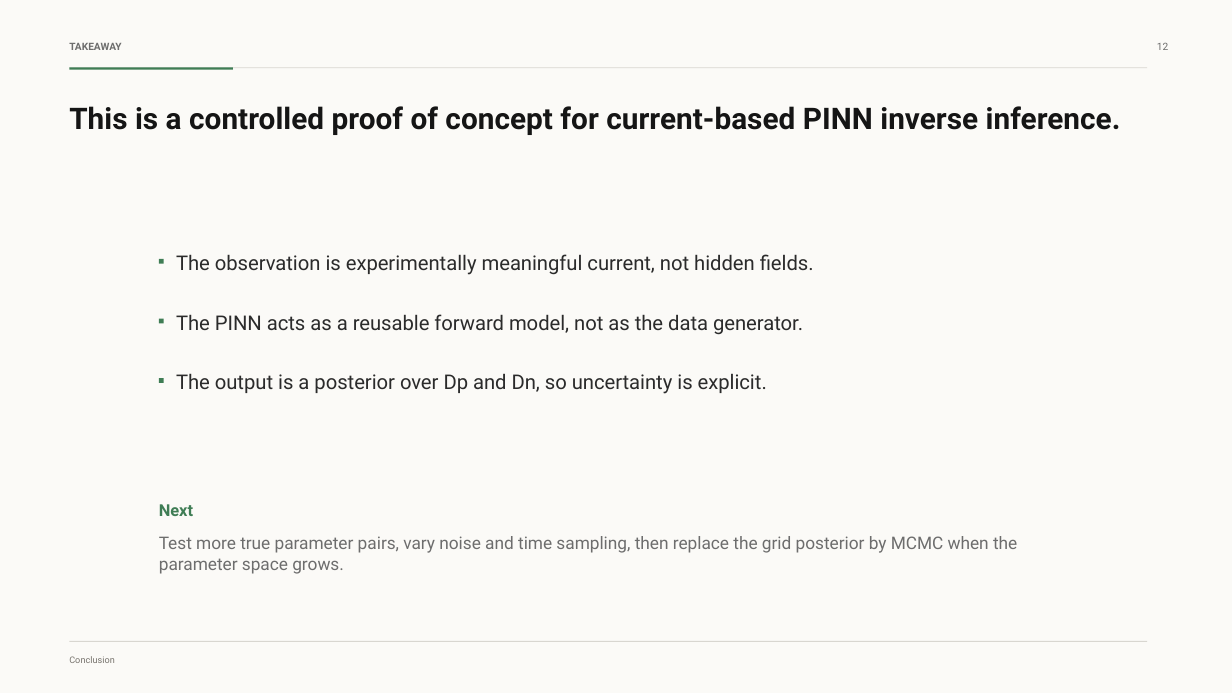
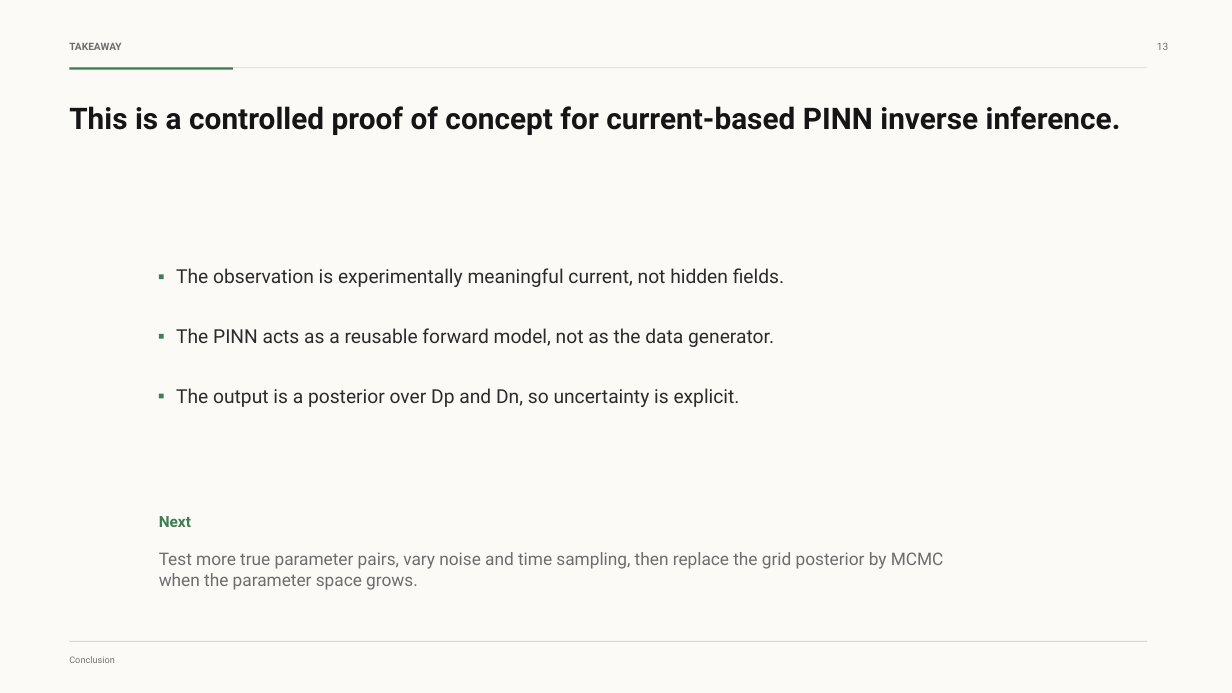
Before and after one commit to jack28257/PINN_JAX, a slide deck: slide 13 of presentation/pnp_pinn_current_inference_presentation.pptx (slide 12 before the commit). Drawn at 1232x693 pixels with LibreOffice and Linux fonts; fonts in the diff are those of the drawing. Boxes give left, top, right and bottom in pixels: in the first picture for what was removed or moved away, otherwise in the second. Text is boxed around its words. In the diff, an @@ line names an element or a change of style, - is before the commit and + after.

```diff
--- a/presentation/pnp_pinn_current_inference_presentation.pptx
+++ b/presentation/pnp_pinn_current_inference_presentation.pptx
@@ text "The observation is experimentally meaningful ..." moved from (x1=176, y1=254, x2=814, y2=275) to (x1=176, y1=268, x2=784, y2=287) @@
@@ 3 rectangles moved together from (x1=159, y1=259, x2=164, y2=383) to (x1=159, y1=274, x2=164, y2=398) @@
@@ text "The PINN acts as a ..." moved from (x1=176, y1=314, x2=803, y2=335) to (x1=176, y1=328, x2=774, y2=347) @@
@@ size 15.8 to 15 pt in 3 elements at (x1=176, y1=268, x2=784, y2=287), (x1=176, y1=328, x2=774, y2=347), (x1=176, y1=388, x2=740, y2=407) @@
@@ text "The output is a posterior ..." moved from (x1=176, y1=373, x2=767, y2=394) to (x1=176, y1=388, x2=740, y2=407) @@
@@ text "Next" moved from (x1=159, y1=504, x2=193, y2=516) to (x1=159, y1=516, x2=191, y2=527) @@
@@ text "Next" at (x1=159, y1=516, x2=191, y2=527): size 12.8 to 12 pt @@
@@ text "Test more true parameter pairs, ..." rewrapped from (x1=159, y1=536, x2=1017, y2=574) to (x1=159, y1=552, x2=944, y2=590) @@
```
Also in this commit, not shown: 11 other slides changed, 2 slides added, 2 other files.
